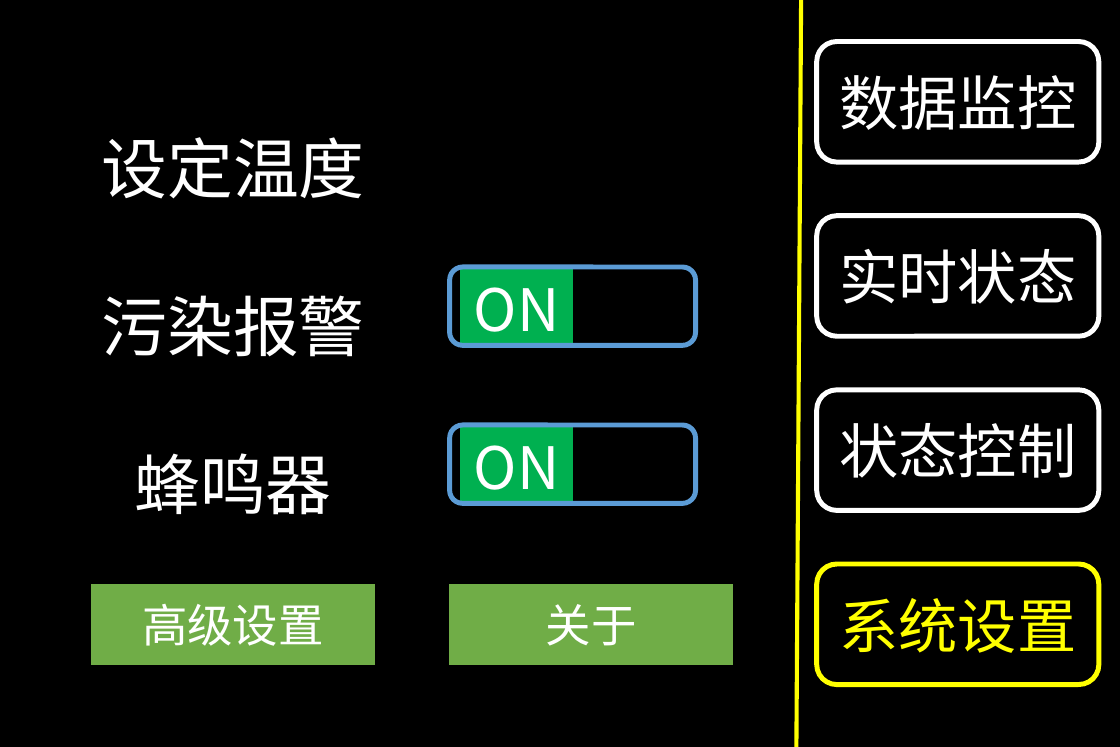
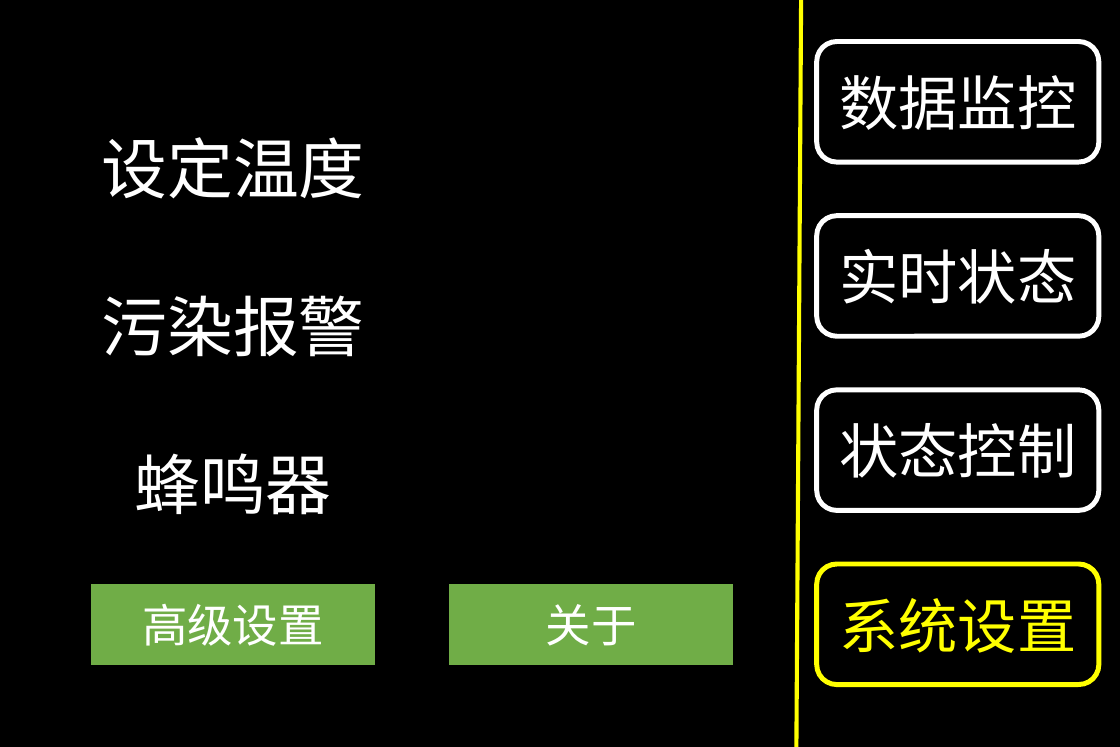
Before and after one commit to Derrick1024/IntelligentWindow, a slide deck: slide 6 of HMI/UI.pptx. Drawn at 1120x747 pixels with LibreOffice and Linux fonts; fonts in the diff are those of the drawing. Boxes give left, top, right and bottom in pixels: in the first picture for what was removed or moved away, otherwise in the second. Text is boxed around its words. In the diff, an @@ line names an element or a change of style, - is before the commit and + after.

```diff
--- a/HMI/UI.pptx
+++ b/HMI/UI.pptx
@@ rounded rectangle removed at (449,267,695,345) @@
@@ rectangle removed at (460,270,572,345) @@
-ON
@@ rounded rectangle removed at (449,424,695,503) @@
@@ rectangle removed at (460,428,572,503) @@
-ON
```
Also in this commit, not shown: 3 other slides changed, 20 other files.
